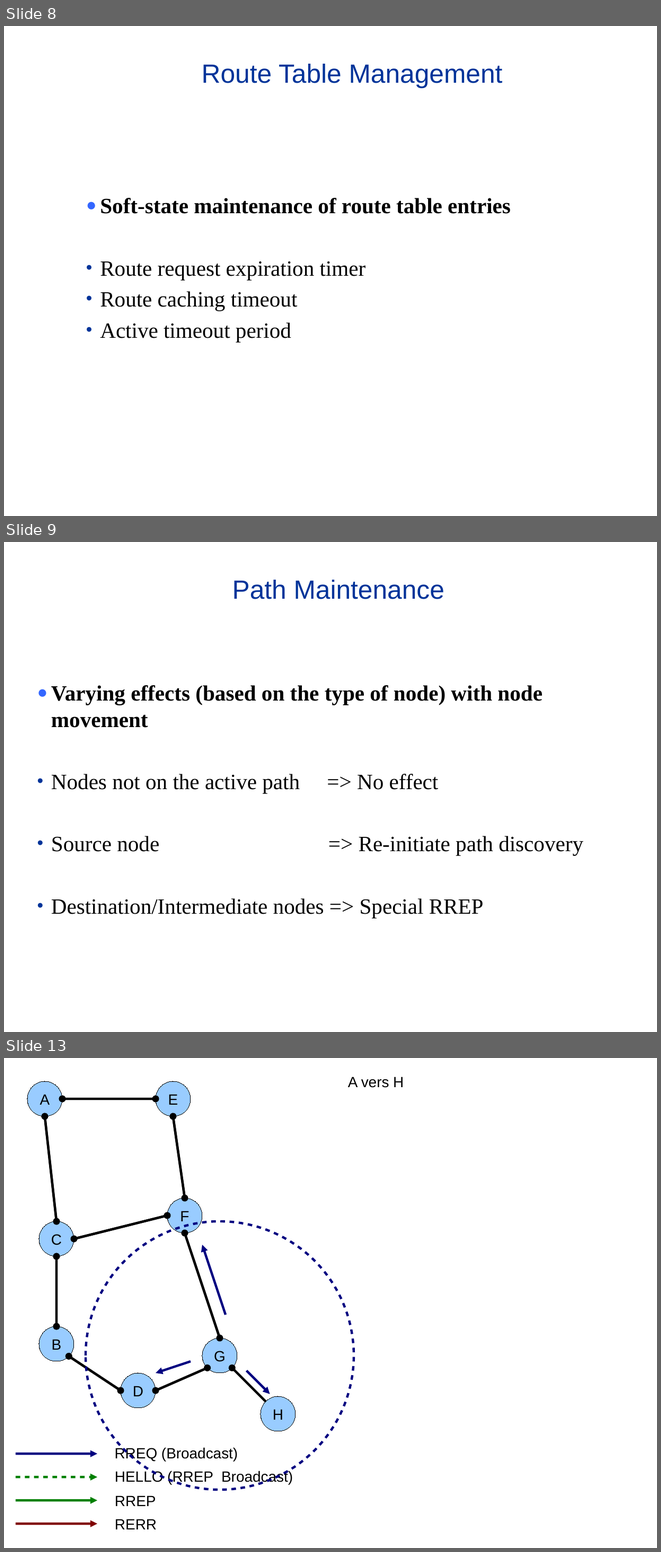
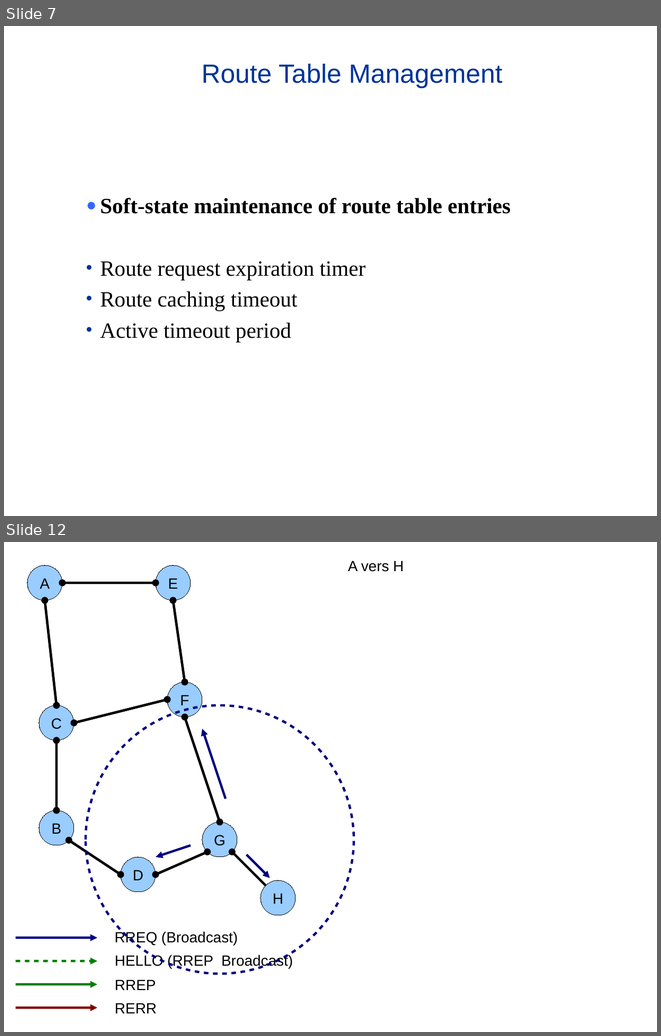
Before and after one commit to lbarbisan/adhoc, a slide deck: work/aodv.odp. Shown one above the other, each under a label of ours: slides 8, 9 and 13 before the commit, slides 7 and 12 after it; the slides between them are not shown. The pictures are 661x1552 and 661x1036 pixels, drawn with LibreOffice and Linux fonts; fonts in the diff are those of the drawing. Boxes give left, top, right and bottom in pixels: in the first picture for what was removed or moved away, otherwise in the second. Text is boxed around its words. In the diff, an @@ line names an element or a change of style, - is before the commit and + after.

```diff
--- a/work/aodv.odp
+++ b/work/aodv.odp
@@ slide 9 removed at [4, 542, 657, 1032], background #FFFFFF @@
@@ title removed at [232, 580, 444, 599] @@
-Path Maintenance
@@ subtitle removed at [51, 685, 583, 918] @@
-● Varying effects (based on the type of node) with node movement
-• Nodes not on the active path => No effect
-• Source node => Re-initiate path discovery
-• Destination/Intermediate nodes => Special RREP
@@ what was slide 8 is now slide 7 @@
@@ what was slide 13 is now slide 12 @@
```
Also in this commit, not shown: 5 slides changed, 1 slide added, 1 other slide removed.
